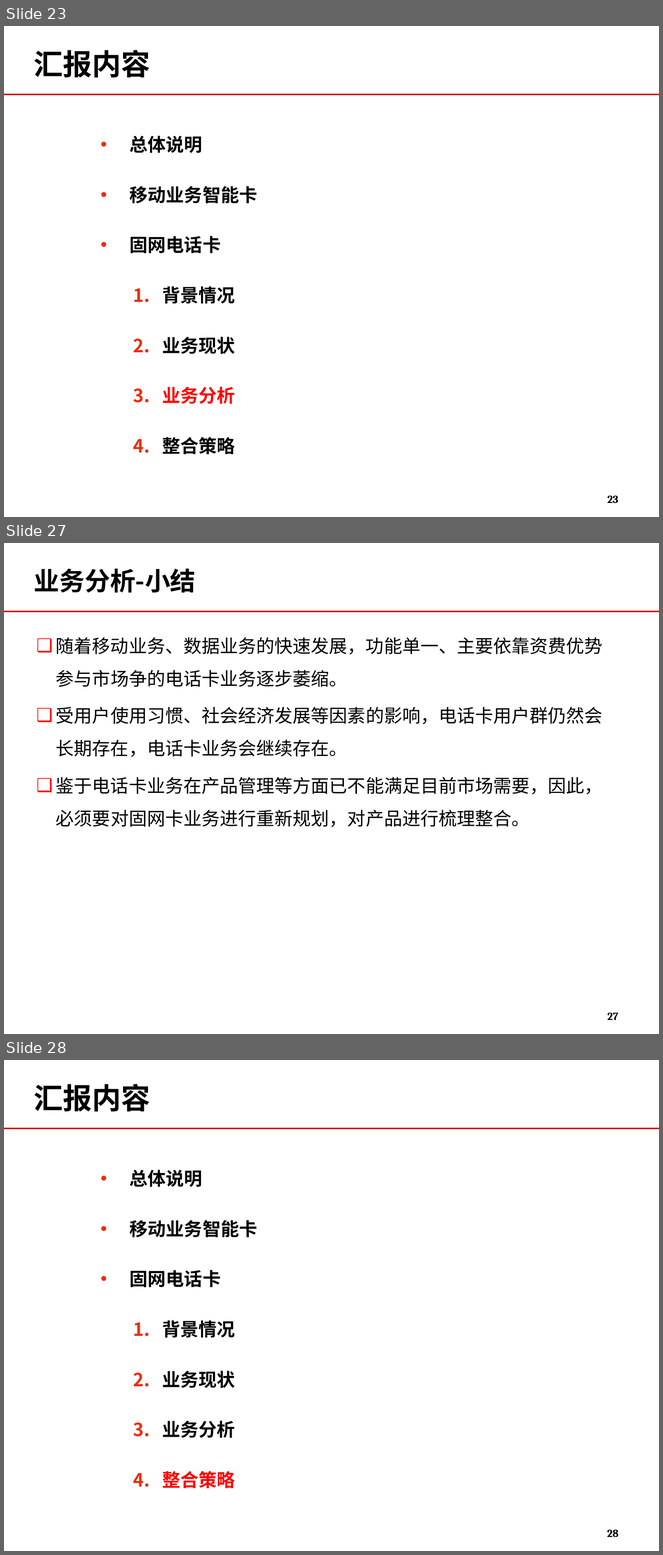
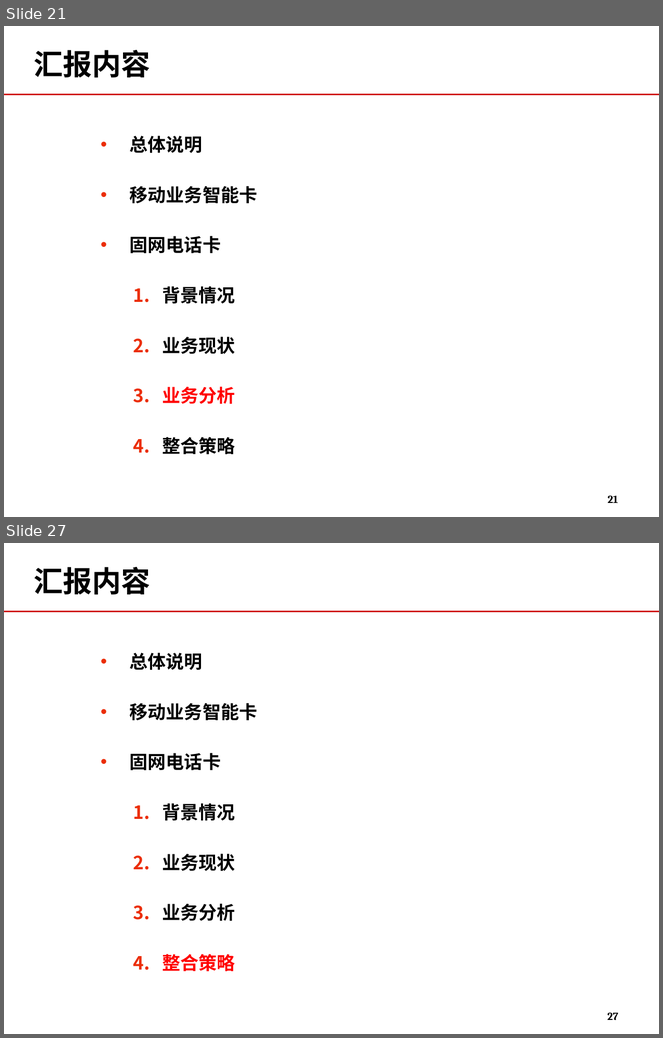
Before and after one commit to momo1101/unicardsrch, a slide deck: 软课题文本/软课题-中国联通电信卡业务及策略研究.ppt. Shown one above the other, each under a label of ours: slides 23, 27 and 28 before the commit, slides 21 and 27 after it; the slides between them are not shown. The pictures are 663x1555 and 663x1038 pixels, drawn with LibreOffice and Linux fonts; fonts in the diff are those of the drawing; background and template pictures are left out. Boxes give left, top, right and bottom in pixels: in the first picture for what was removed or moved away, otherwise in the second. Text is boxed around its words. In the diff, an @@ line names an element or a change of style, - is before the commit and + after.

Commit message:
给技术部汇报，主要内容以体现工作量信息量为本，删除了大多数过程性内容

```diff
--- a/软课题文本/软课题-中国联通电信卡业务及策略研究.ppt
+++ b/软课题文本/软课题-中国联通电信卡业务及策略研究.ppt
@@ slide 27 removed at (4, 543, 659, 1034), background #FFFFFF; not listed: 1 template element that a slide beside it also shows @@
@@ title removed at (34, 568, 196, 593) @@
-业务分析-小结
@@ text removed at (56, 637, 603, 827) @@
-❑ 随着移动业务、数据业务的快速发展，功能单一、主要依靠资费优势参与市场争的电话卡业务逐步萎缩。
-❑ 受用户使用习惯、社会经济发展等因素的影响，电话卡用户群仍然会长期存在，电话卡业务会继续存在。
-❑ 鉴于电话卡业务在产品管理等方面已不能满足目前市场需要，因此，必须要对固网卡业务进行重新规划，对产品进行梳理整合。
@@ page number removed at (608, 1013, 619, 1020) @@
-27
@@ what was slide 23 is now slide 21 @@
@@ page number at (608, 496, 618, 503): text changed @@
-23
+21
@@ what was slide 28 is now slide 27 @@
@@ page number at (608, 1013, 619, 1020): text changed @@
-28
+27
```
Also in this commit, not shown: 7 slides changed, 1 slide added, 3 other slides removed.
